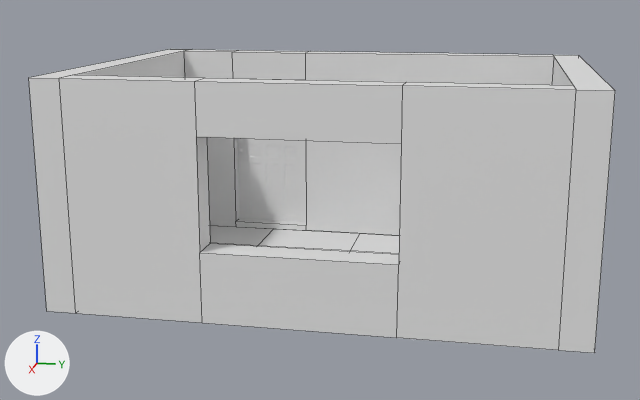
An edit to the FBX model biuro.FBX, drawn before and after from the same camera.
Camera for both pictures: a 50 mm lens placed at (12.3, 2.17, 4.12), pointed at (0.24, -0.24, 1.11). The lights are fixed; the arrows at lower left show +X, +Y and +Z. Mesh edges are drawn as thin lines on the coarser meshes. Where no turn or scale is listed for an object, it has been applied to the vertices.

Names of what the first picture shows: 'back_wall', 'door', 'floor', 'front_wall', 'left_wall', 'right_wall'.
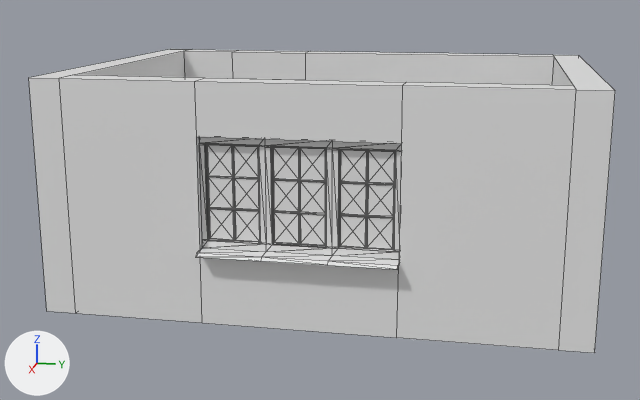
Boxes [x1, y1, x2, y2] around the edits, measured in the pictures (640 x 400 px):
'window', added: after [195, 137, 401, 269]
'door', unchanged, covered by the edit: before [237, 138, 306, 222]
'floor', unchanged, covered by the edit: before [210, 225, 399, 254]

Diff of the bpy script that builds the scene:
```diff
--- a/biuro.FBX.py
+++ b/biuro.FBX.py
@@ me_mesh_006 @@
+me_mesh_006.from_pydata(...)  # 460 vertices, 908 faces; spans x -0.04..0.3, y -1.22..1.22, z 0.0..1.43
@@ ob_window @@
+ob_window = bpy.data.objects.new('window', me_mesh_006)
+ob_window.location = (2.28, -0.08, 0.91)
```
